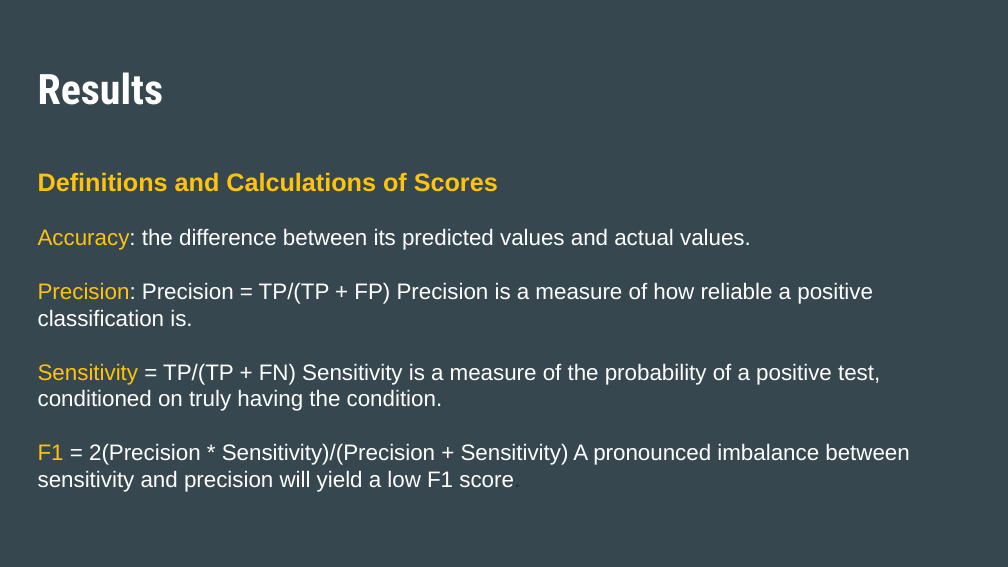
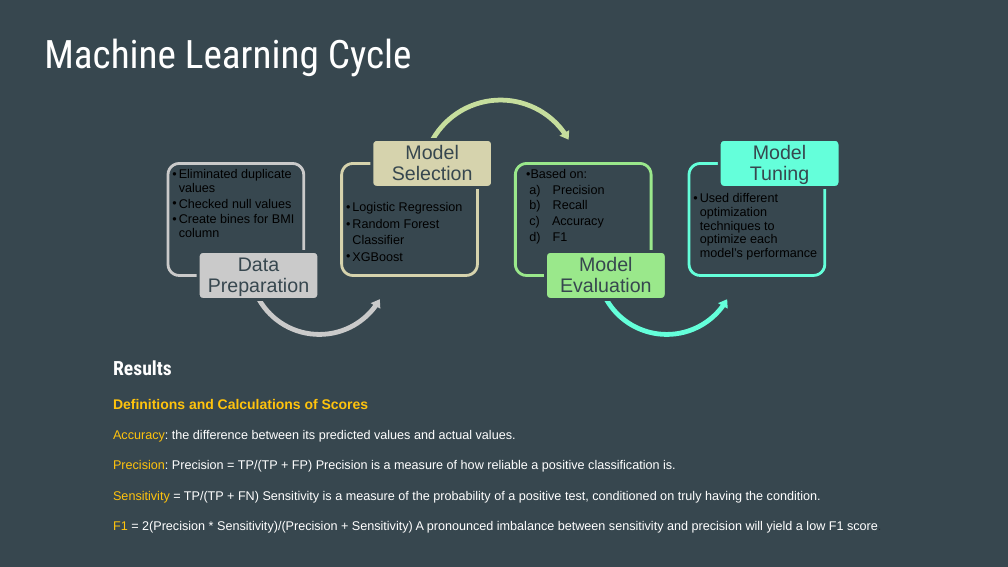
Before and after one commit to apombo90/Predicting_Heart_Disease, a slide deck: slide 17 of Final Project - Group 7.pptx. Drawn at 1008x567 pixels with LibreOffice and Linux fonts; fonts in the diff are those of the drawing. Boxes give left, top, right and bottom in pixels: in the first picture for what was removed or moved away, otherwise in the second. Text is boxed around its words. In the diff, an @@ line names an element or a change of style, - is before the commit and + after.

```diff
--- a/Final Project - Group 7.pptx
+++ b/Final Project - Group 7.pptx
@@ text added at (44,38,412,77), 28 pt, text #FFFFFF @@
+Machine Learning Cycle
@@ group added at (168,95,841,340): 8 rounded rectangles, 8 texts, 2 left circular arrows, 1 circular arrow @@
+  • Eliminated duplicate values
+  • Checked null values
+  • Create bines for BMI column
+Data Preparation
+  • Logistic Regression
+  • Random Forest Classifier
+  • XGBoost
+Model Selection
+  • Based on:
+  a) Precision
+  b) Recall
+  c) Accuracy
+  d) F1
+Model Evaluation
+  • Used different optimization techniques to optimize each model’s performance
+Model Tuning
@@ text "Results": place and size @@
-text "Results" at (38,72,909,492)
+text "Results" at (113,360,881,533)
@@ text "Results" at (113,360,881,533): size 30 to 14 pt in "Results"; size 18 to 10 pt in "Definitions and Calculations of Scores"; size 16 to 9 pt @@
```
Also in this commit, not shown: 7 other slides changed, 1 slide added, 2 slides removed.
